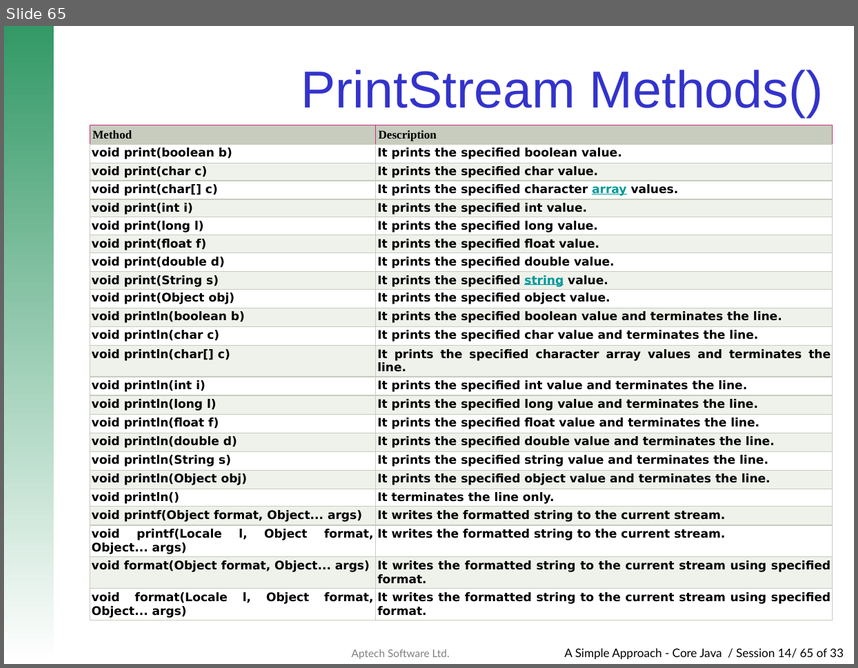
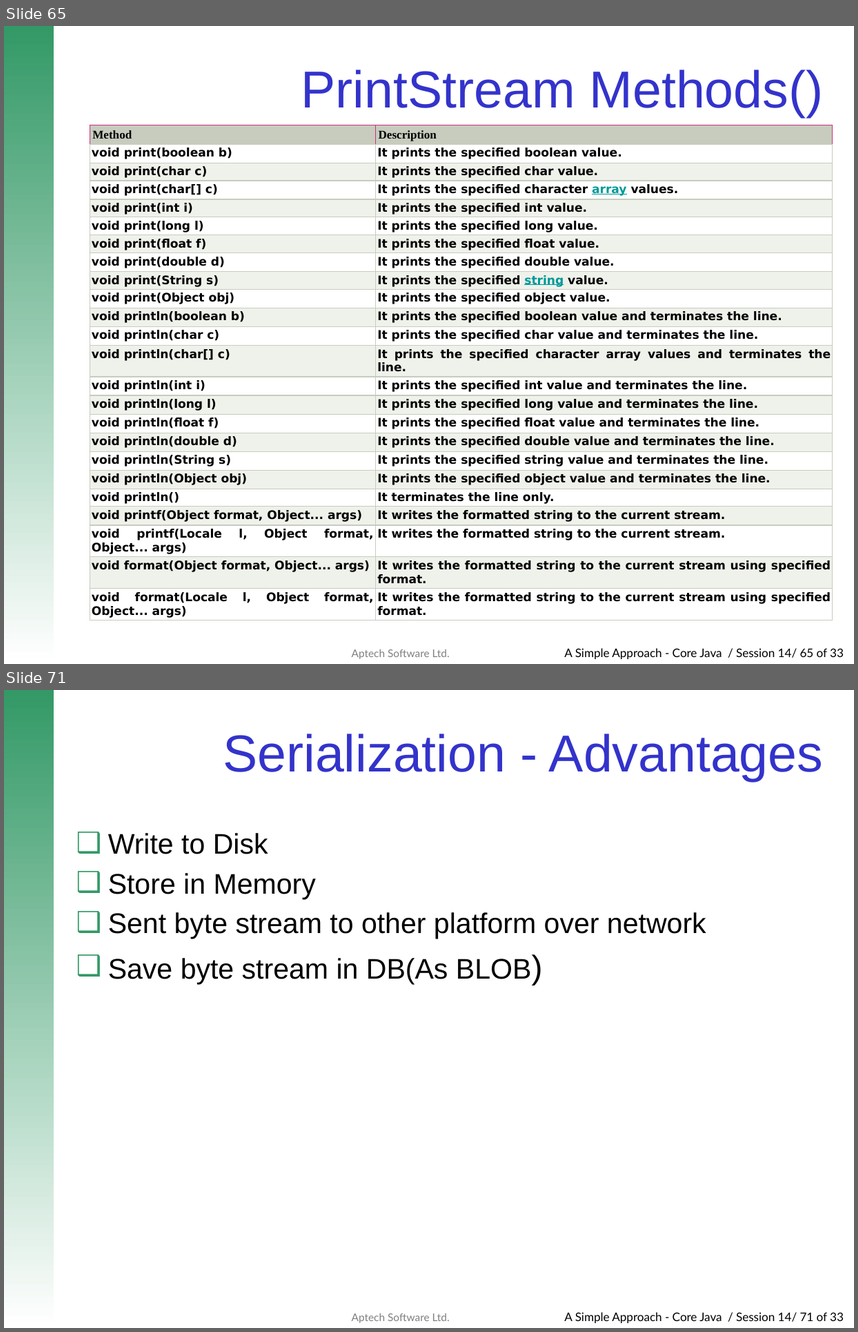
Before and after one commit to Neeti29/Java-Programs, a slide deck: IOPackage.pptx. Shown one above the other, each under a label of ours: slide 65 before the commit, slides 65 and 71 after it; the slides between them are not shown. The pictures are 858x668 and 858x1332 pixels, drawn with LibreOffice and Linux fonts; fonts in the diff are those of the drawing; background and template pictures are left out. Boxes give left, top, right and bottom in pixels: in the first picture for what was removed or moved away, otherwise in the second. Text is boxed around its words. In the diff, an @@ line names an element or a change of style, - is before the commit and + after.

```diff
--- a/IOPackage.pptx
+++ b/IOPackage.pptx
@@ slide 71 added at (4,690,854,1328), background #FFFFFF; not listed: 3 template elements that a slide beside it also shows @@
@@ title added at (223,733,823,781), 44 pt, text #3333CC @@
+Serialization - Advantages
@@ text added at (108,833,706,984), 24 pt, text #000000 @@
+❑ Write to Disk
+❑ Store in Memory
+❑ Sent byte stream to other platform over network
+❑ Save byte stream in DB(As BLOB)
```
Also in this commit, not shown: 17 other slides added, 1 other file.
